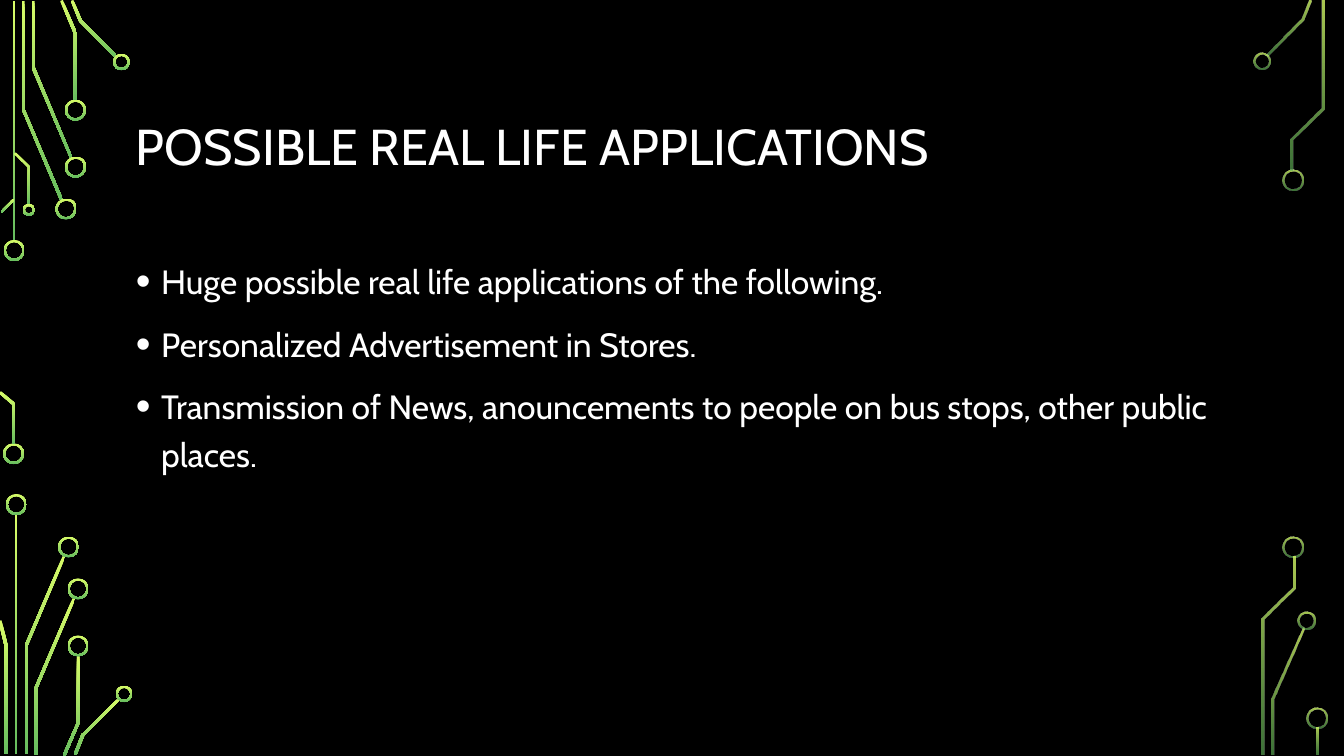
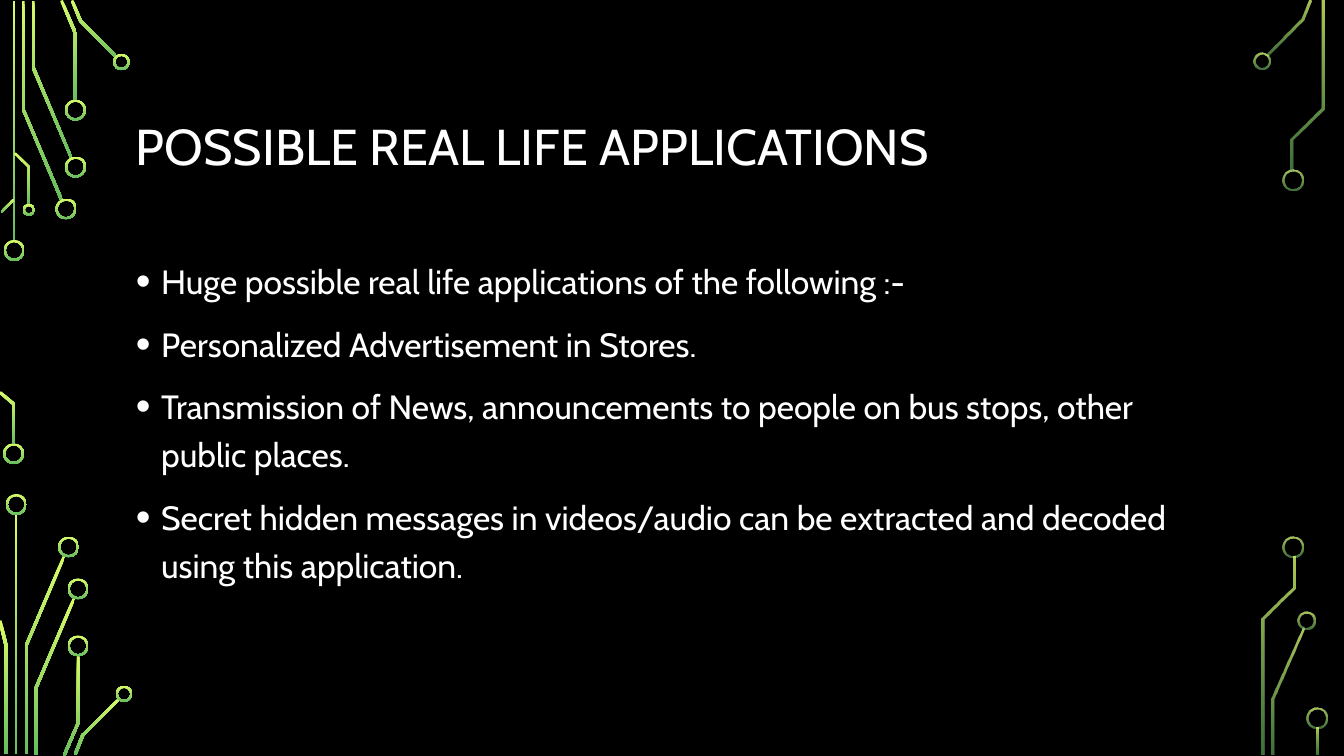
Before and after one commit to marmikshah/data-transfer-via-sound, a slide deck: slide 10 of Presentation/Data Transfer Via Sound.pptx. Drawn at 1344x756 pixels with LibreOffice and Linux fonts; fonts in the diff are those of the drawing; background and template pictures are left out. Boxes give left, top, right and bottom in pixels: in the first picture for what was removed or moved away, otherwise in the second. Text is boxed around its words. In the diff, an @@ line names an element or a change of style, - is before the commit and + after.

```diff
--- a/Presentation/Data Transfer Via Sound.pptx
+++ b/Presentation/Data Transfer Via Sound.pptx
@@ text at [161, 268, 876, 302]: text changed @@
-• Huge possible real life applications of the following.
+• Huge possible real life applications of the following :-
@@ text at [161, 393, 1166, 586]: text changed @@
-• Transmission of News, anouncements to people on bus stops, other public places.
+• Transmission of News, announcements to people on bus stops, other public places.
+• Secret hidden messages in videos/audio can be extracted and decoded using this application.
```
Also in this commit, not shown: 4 other slides changed, 5 other files.
